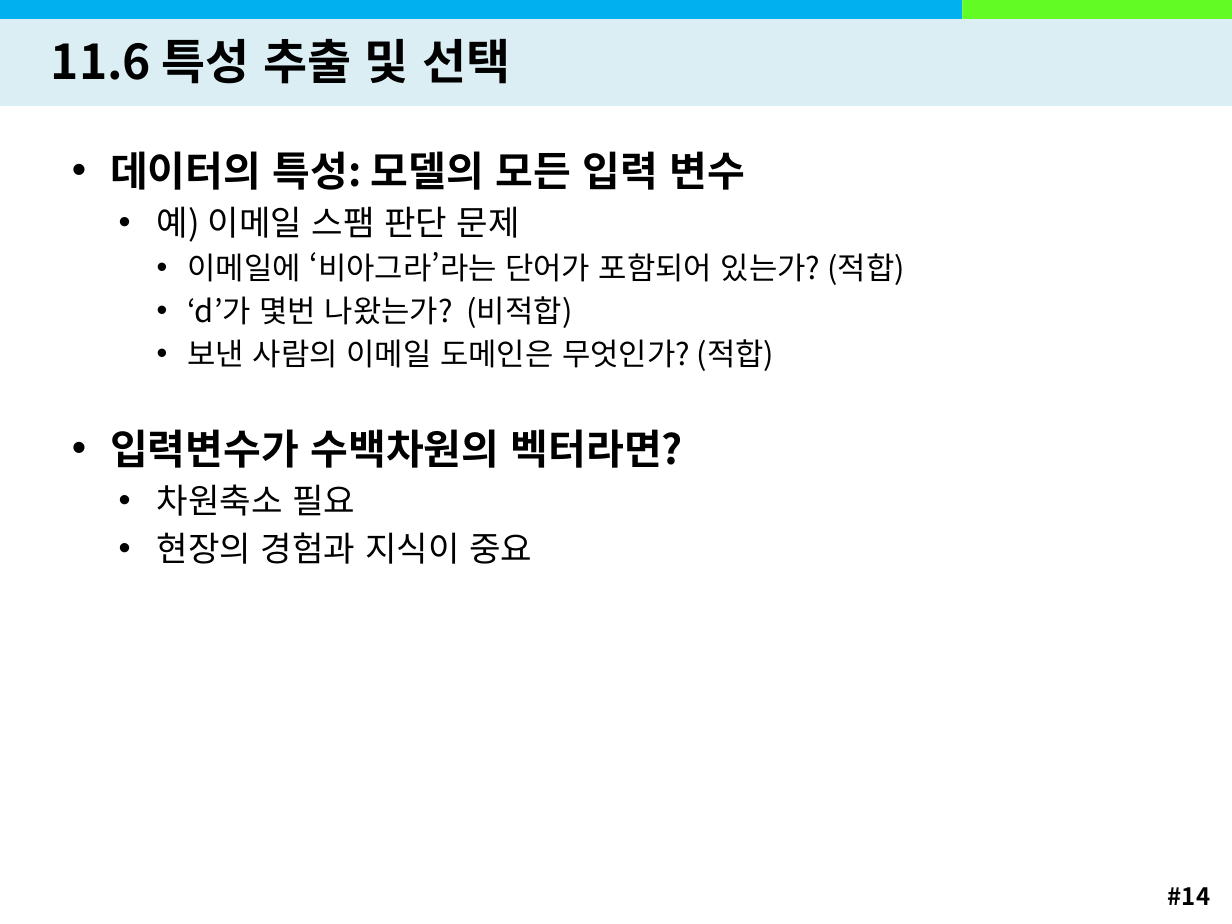
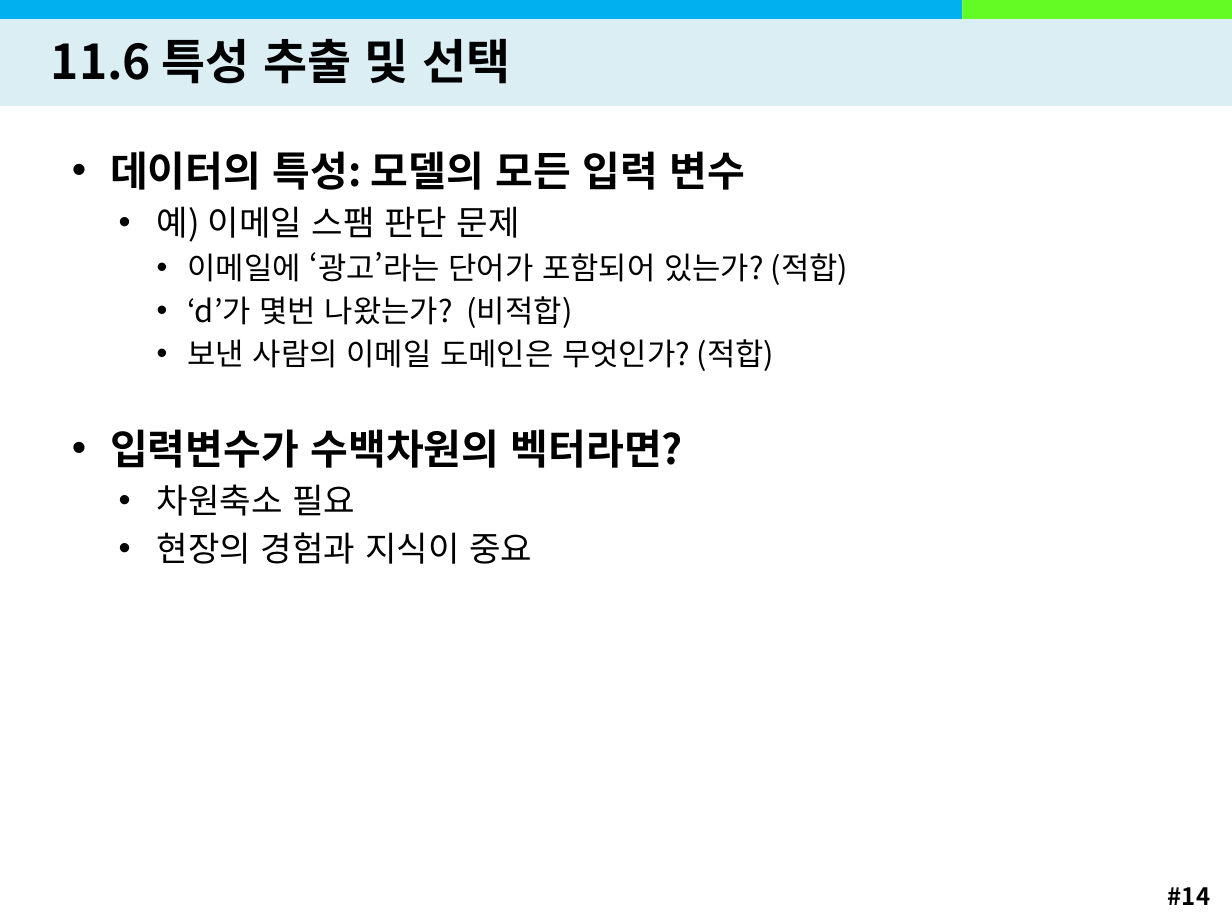
Before and after one commit to kyengee/University, a slide deck: slide 14 of 4-1/빅데이터/11 기계학습.pptx. Drawn at 1232x924 pixels with LibreOffice and Linux fonts; fonts in the diff are those of the drawing; background and template pictures are left out. Boxes give left, top, right and bottom in pixels: in the first picture for what was removed or moved away, otherwise in the second. Text is boxed around its words. In the diff, an @@ line names an element or a change of style, - is before the commit and + after.

```diff
--- a/4-1/빅데이터/11 기계학습.pptx
+++ b/4-1/빅데이터/11 기계학습.pptx
@@ text at [188, 252, 849, 285]: text changed @@
-    • 이메일에 ‘비아그라’라는 단어가 포함되어 있는가? (적합)
+    • 이메일에 ‘광고’라는 단어가 포함되어 있는가? (적합)
```
Also in this commit, not shown: 13 other files.
